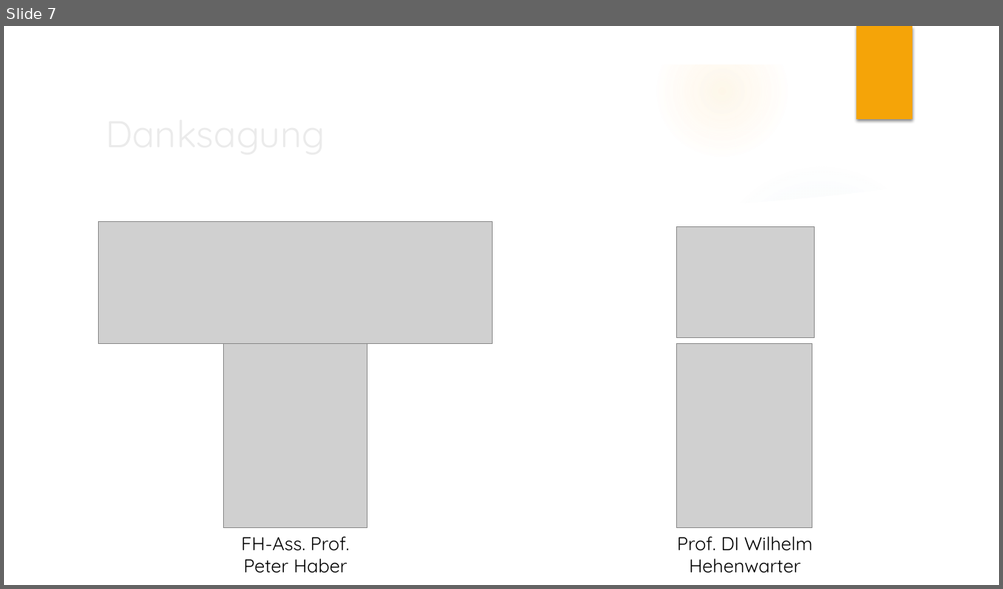
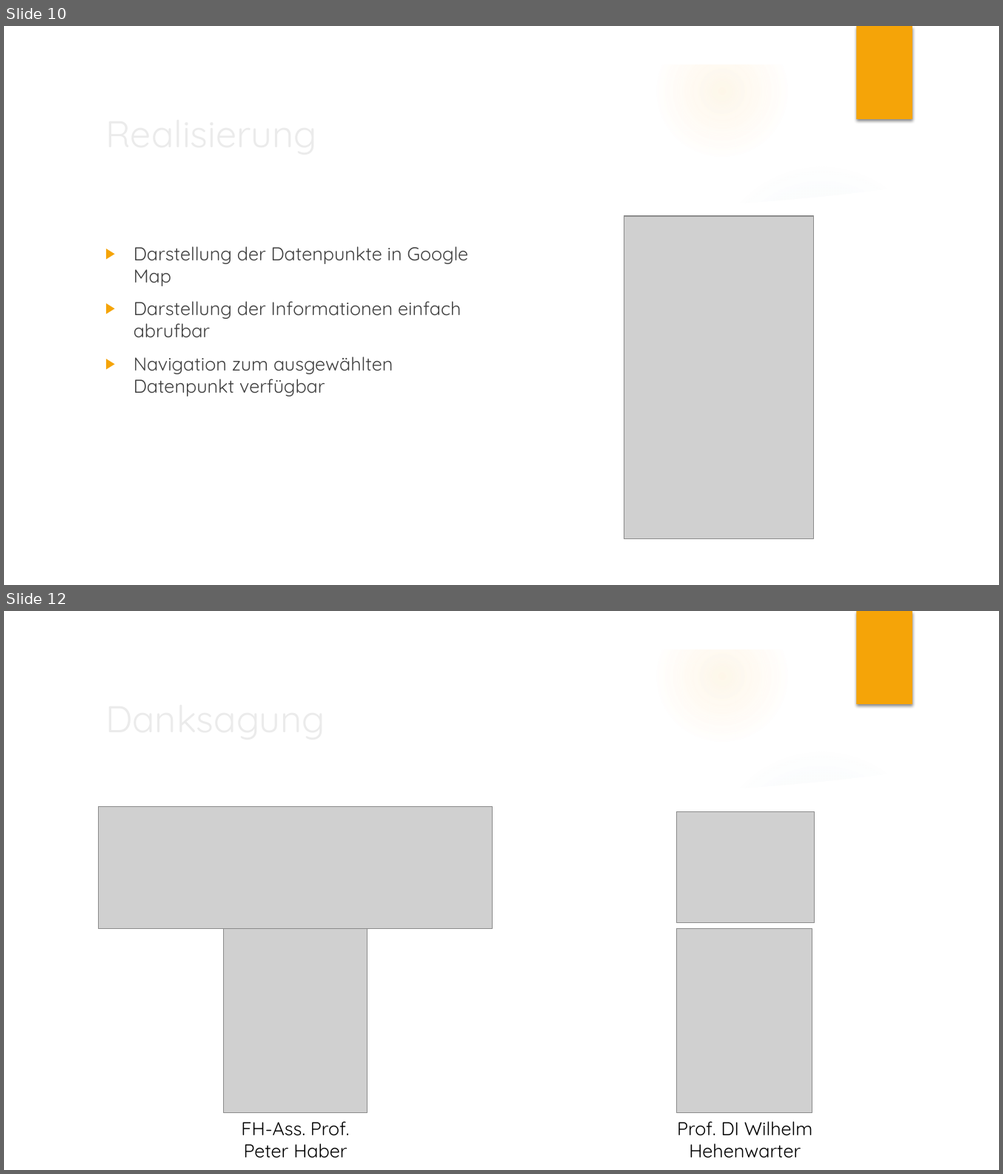
Before and after one commit to FerdinandBrunauer/Diplomarbeit, a slide deck: Planung/Präsentation/Präsentation.pptx. Shown one above the other, each under a label of ours: slide 7 before the commit, slides 10 and 12 after it; the slides between them are not shown. The pictures are 1003x589 and 1003x1174 pixels, drawn with LibreOffice and Linux fonts; fonts in the diff are those of the drawing; grey boxes stand for pictures; background and template pictures are left out. Boxes give left, top, right and bottom in pixels: in the first picture for what was removed or moved away, otherwise in the second. Text is boxed around its words. In the diff, an @@ line names an element or a change of style, - is before the commit and + after.

```diff
--- a/Planung/Präsentation/Präsentation.pptx
+++ b/Planung/Präsentation/Präsentation.pptx
@@ slide 10 added at box(4, 26, 999, 585), background picture (left out); not listed: 10 template elements that a slide beside it also shows @@
@@ title added at box(98, 104, 813, 164), 36 pt, text #EBEBEB @@
+Realisierung
@@ picture added at box(624, 216, 814, 540) @@
@@ text added at box(134, 247, 469, 397), 18 pt, text #404040 @@
+▶ Darstellung der Datenpunkte in Google Map
+▶ Darstellung der Informationen einfach abrufbar
+▶ Navigation zum ausgewählten Datenpunkt verfügbar
@@ what was slide 7 is now slide 12 @@
```
Also in this commit, not shown: 3 slides changed, 6 other slides added, 1 slide removed, 3 other files.
